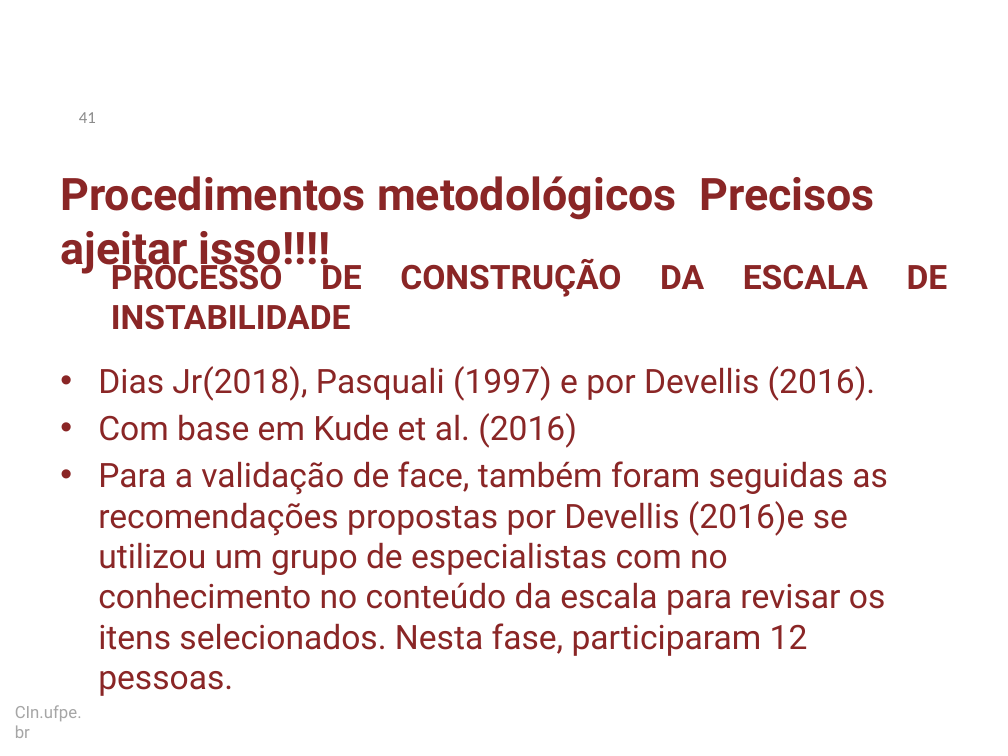
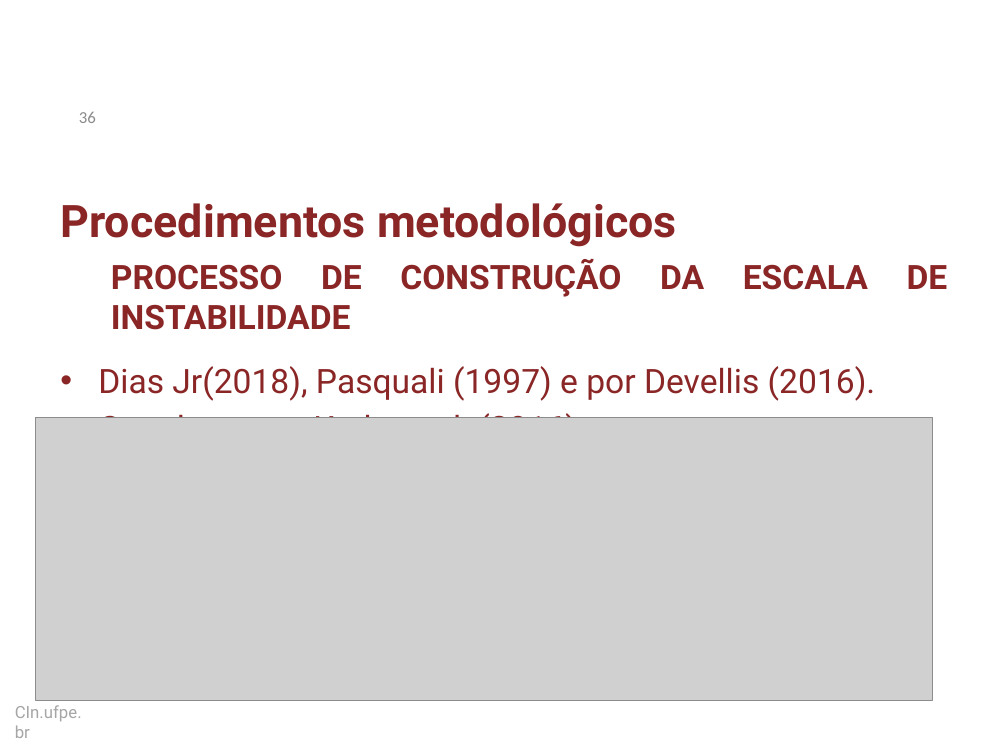
Before and after one commit to dan1lo/doutoradoR, a slide deck: slide 36 of apresentacao doutorado simplificado.pptx (slide 41 before the commit). Drawn at 1008x756 pixels with LibreOffice and Linux fonts; fonts in the diff are those of the drawing; grey boxes stand for pictures; background and template pictures are left out. Boxes give left, top, right and bottom in pixels: in the first picture for what was removed or moved away, otherwise in the second. Text is boxed around its words. In the diff, an @@ line names an element or a change of style, - is before the commit and + after.

```diff
--- a/apresentacao doutorado simplificado.pptx
+++ b/apresentacao doutorado simplificado.pptx
@@ page number at [79,112,96,123]: text changed @@
-41
+36
@@ title at [60,203,677,247]: text changed @@
-Procedimentos metodológicos Precisos ajeitar isso!!!!
+Procedimentos metodológicos
@@ picture added at [36,417,932,701] @@
@@ text at [98,461,888,696]: paragraph removed @@
-• Para a validação de face, também foram seguidas as recomendações propostas por Devellis (2016)e se utilizou um grupo de especialistas com no conhecimento no conteúdo da escala para revisar os itens selecionados. Nesta fase, participaram 12 pessoas.
```
Also in this commit, not shown: 24 other slides changed, 2 slides added, 7 slides removed.
